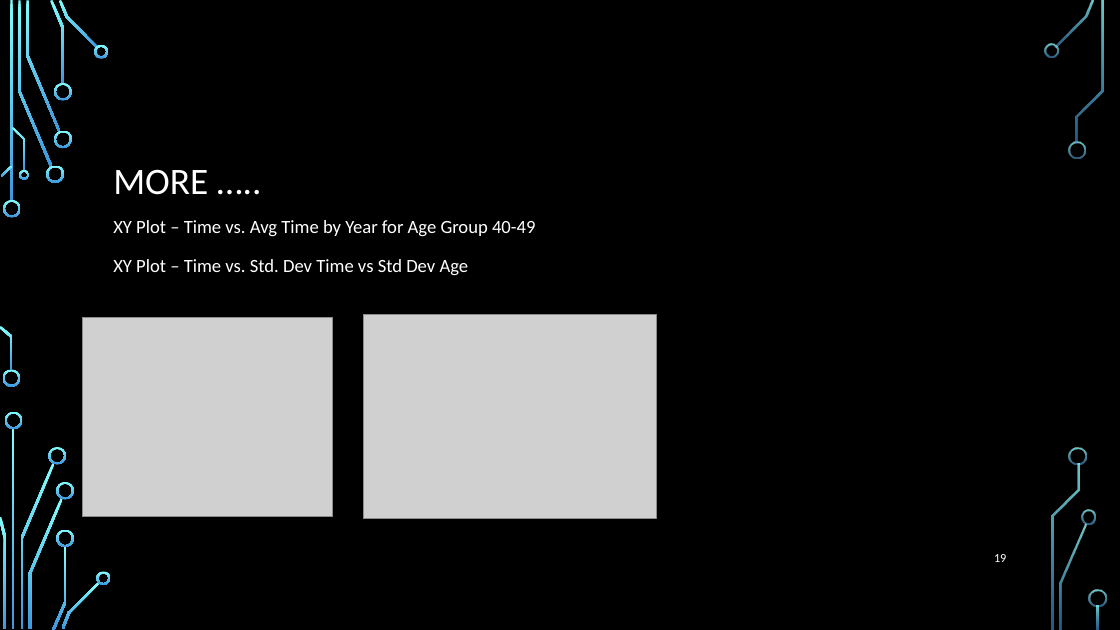
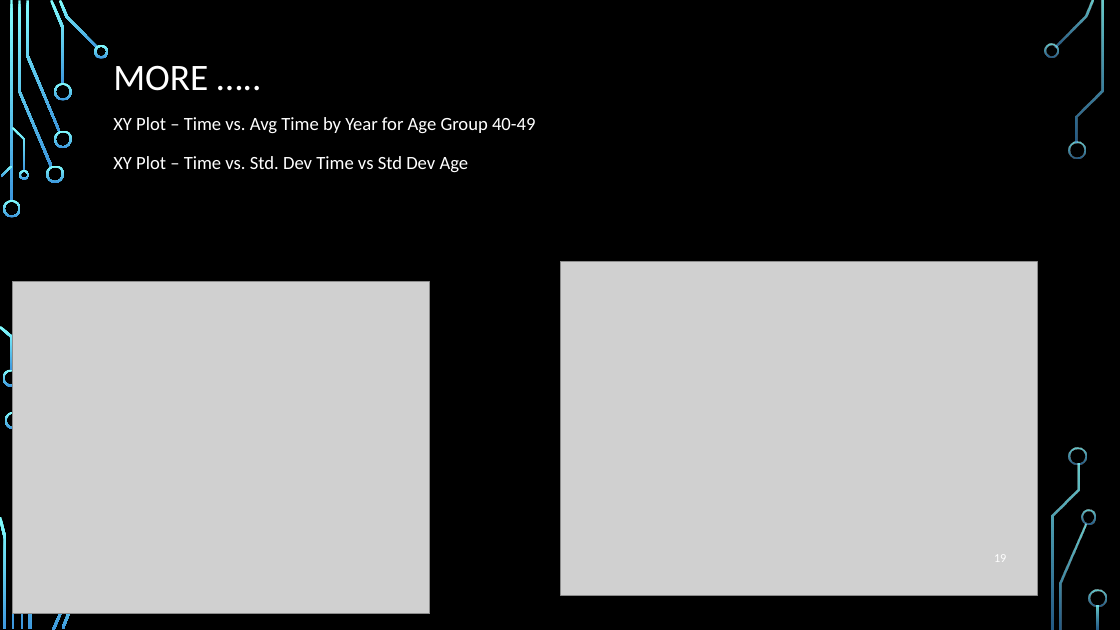
Before and after one commit to elkinst65/QTW_08, a slide deck: slide 19 of infographic.pptx. Drawn at 1120x630 pixels with LibreOffice and Linux fonts; fonts in the diff are those of the drawing; grey boxes stand for pictures; background and template pictures are left out. Boxes give left, top, right and bottom in pixels: in the first picture for what was removed or moved away, otherwise in the second. Text is boxed around its words. In the diff, an @@ line names an element or a change of style, - is before the commit and + after.

Commit message:
More progress. Need to continue to work on slides around stddev year v. age. Conisdering altering

```diff
--- a/infographic.pptx
+++ b/infographic.pptx
@@ title "MORE …..": place and size @@
-title "MORE ….." at (113,169,208,195)
+title "MORE ….." at (113,65,208,91)
@@ text "XY Plot – Time vs. ...": place and size @@
-text "XY Plot – Time vs. ..." at (113,220,535,276)
+text "XY Plot – Time vs. ..." at (113,117,535,173)
@@ picture: place and size @@
-picture at (364,315,656,519)
+picture at (560,262,1038,596)
@@ picture: place and size @@
-picture at (82,318,333,517)
+picture at (13,281,430,614)
@@ group removed at (49,447,111,585): 4 freeform shapes @@
```
Also in this commit, not shown: 1 other slide changed, 1 slide added, 1 slide removed.
